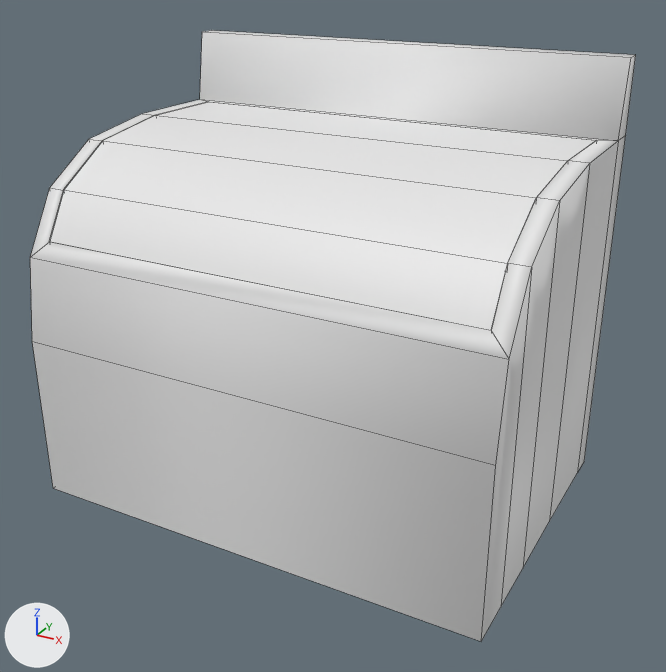
A saved change to the OBJ model Content/3D_Models/Mobiliario/Congelador_Estrecho/Congelador_Estrecho.obj.
One viewpoint serves both versions: a 50 mm lens placed at (45.5, -80.9, 34.9), pointed at (1.8, -1.4, -4.9). Arrows for +X, +Y and +Z are at lower left; the lights stay in place. Mesh edges are drawn as thin lines. Where no turn or scale is listed for an object, it has been applied to the vertices.

Before the edit, the objects in view are built like this:
```python
me_congelador_estrecho = bpy.data.meshes.new('Congelador_estrecho')
me_congelador_estrecho.from_pydata(...)  # 60 vertices, 46 faces; spans x -25.8..25.8, y -17.6..17.6, z -23.5..23.5
ob_congelador_estrecho = bpy.data.objects.new('Congelador_estrecho', me_congelador_estrecho)
ob_congelador_estrecho.location = (0.0, 0.0, 0.0)
```
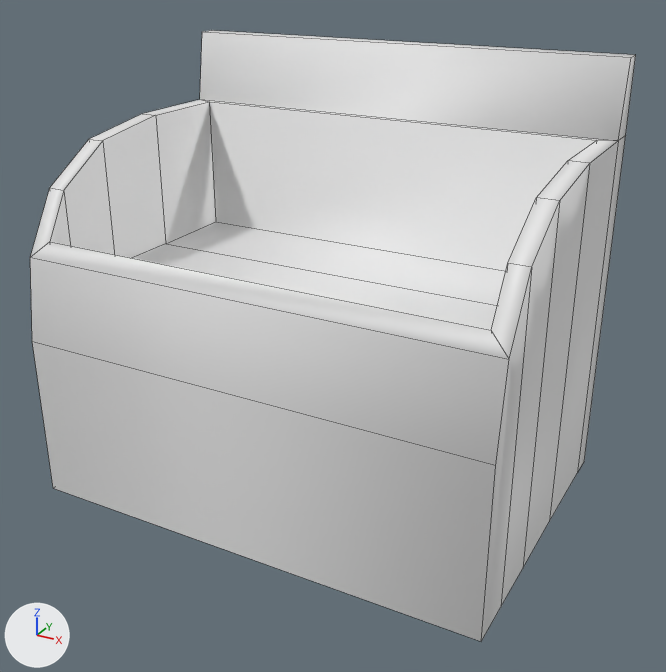
The newer file is also turned or shifted as a whole; pictures and numbers use the older file's frame.

Boxes [x1, y1, x2, y2] around the edits, measured in the pictures (666 x 672 px):
part 1 of me_congelador_estrecho, deleted
    before: [49, 102, 596, 330]

The change, as a diff of the scene's bpy script:
```diff
--- a/Content/3D_Models/Mobiliario/Congelador_Estrecho/Congelador_Estrecho.obj.py
+++ b/Content/3D_Models/Mobiliario/Congelador_Estrecho/Congelador_Estrecho.obj.py
@@ me_congelador_estrecho @@
 me_congelador_estrecho.from_pydata(...)  # 60 vertices, 46 faces; spans x -25.8..25.8, y -17.6..17.6, z -23.5..23.5
 # used by ob_congelador_estrecho; location = (0.0, 0.0, 0.0)
+# me_congelador_estrecho part 1: the loose piece of 10 vertices spanning x -24.0..23.8, y -15.2..13.6, z 5.6..15.5 is deleted
```
